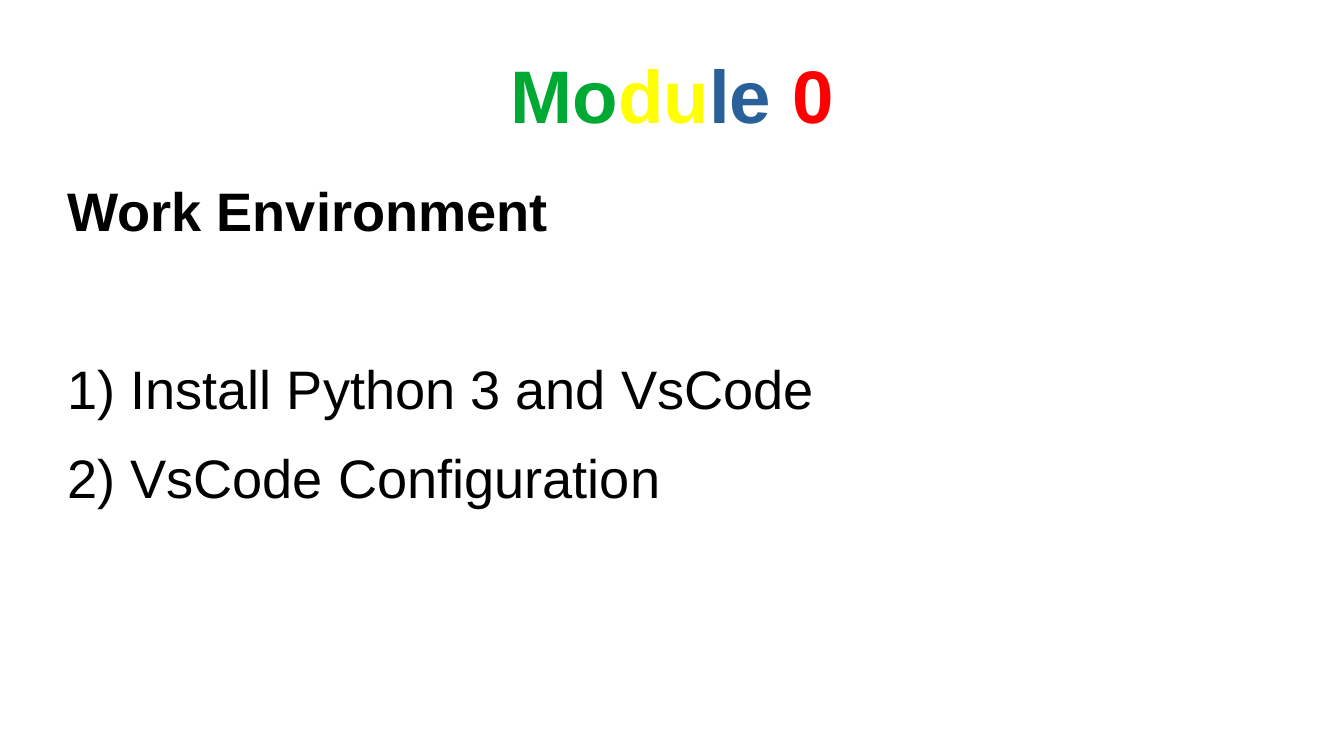
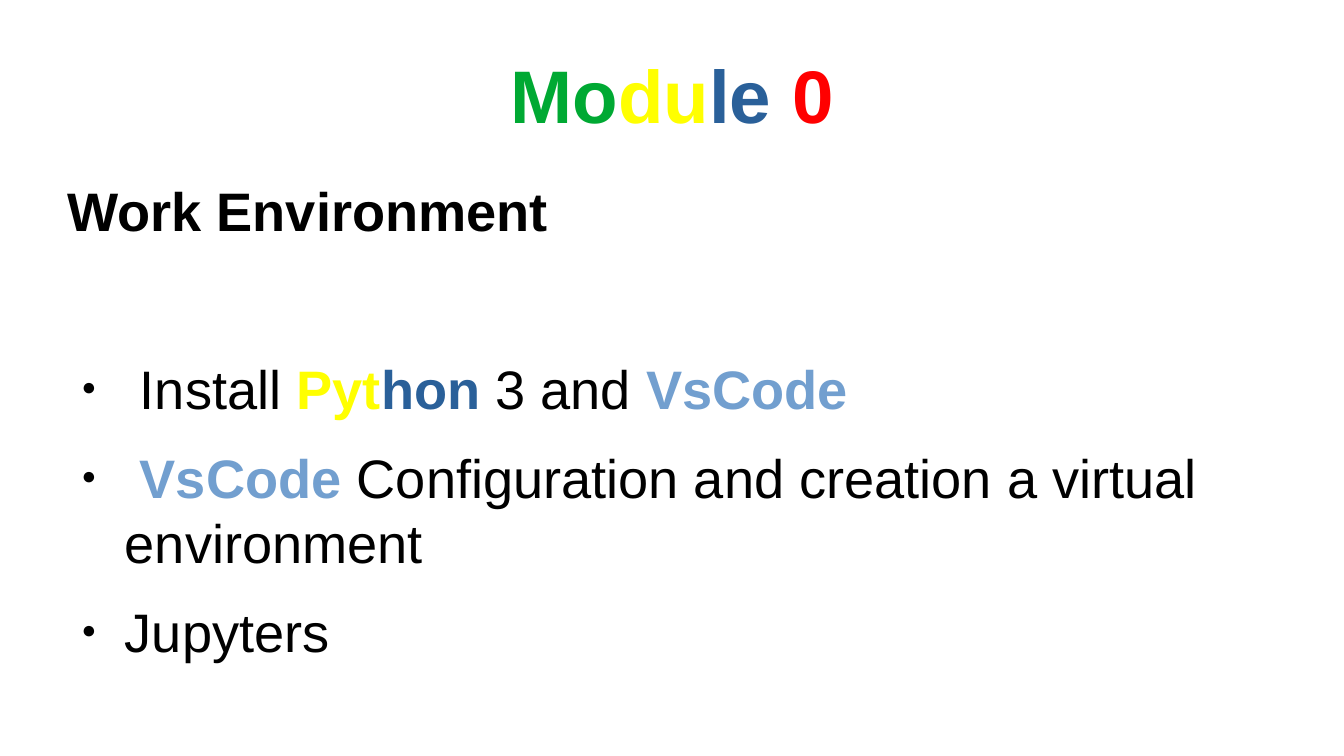
Before and after one commit to AndyDanian/chempyI, a slide deck: slide 2 of presentations/course_introduce.odp. Drawn at 1344x756 pixels with LibreOffice and Linux fonts; fonts in the diff are those of the drawing. Boxes give left, top, right and bottom in pixels: in the first picture for what was removed or moved away, otherwise in the second. Text is boxed around its words. In the diff, an @@ line names an element or a change of style, - is before the commit and + after.

Commit message:
module 2 - problem - numpy - jupyter: balancing a chemical equation

```diff
--- a/presentations/course_introduce.odp
+++ b/presentations/course_introduce.odp
@@ text at bbox=[125, 369, 1196, 564]: text changed @@
-1) Install Python 3 and VsCode
-2) VsCode Configuration
+● Install Python 3 and VsCode
+● VsCode Configuration and creation a virtual environment
+● Jupyters
```
Also in this commit, not shown: 3 other slides changed, 3 other files.
